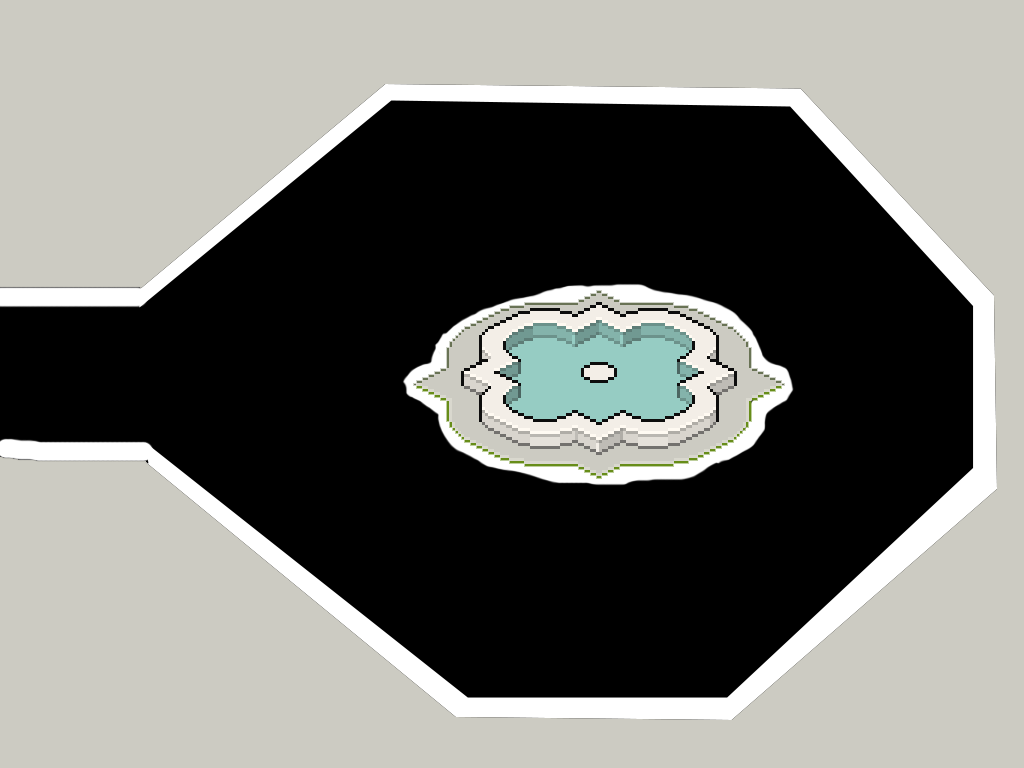
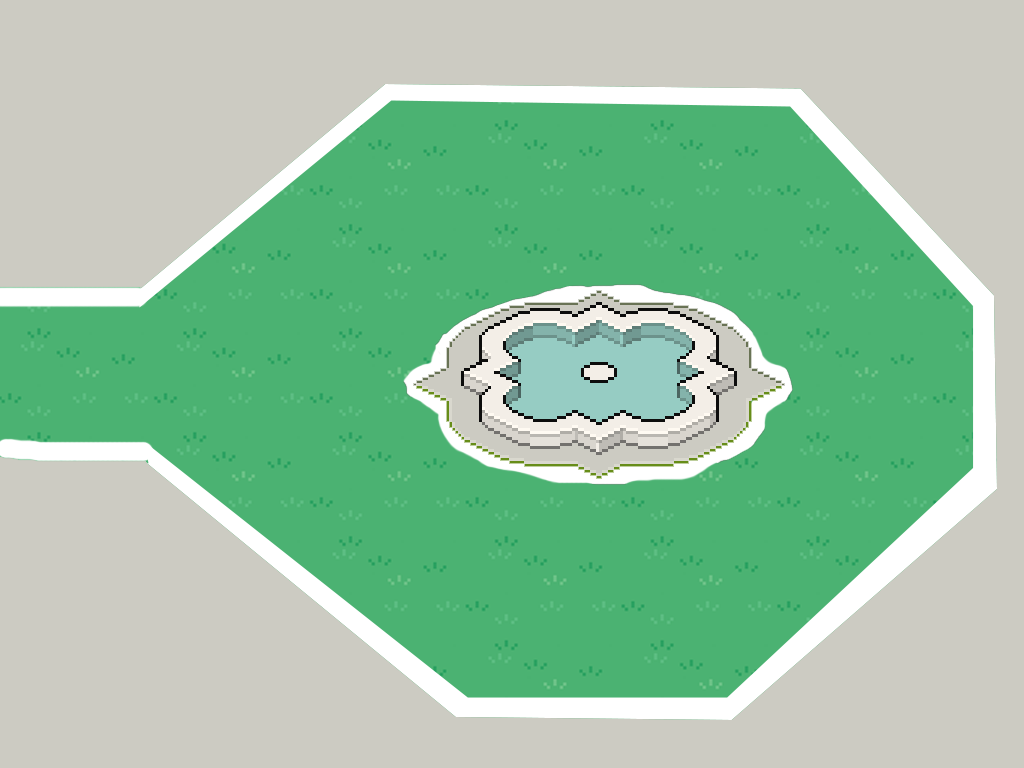
Comparing the layer stacks of the two 1024x768 images. Changes:
painted on "Layer 4" over (x1=374, y1=259, x2=818, y2=506)
added layer "Layer 5" above "Layer 1" over (x1=0, y1=84, x2=997, y2=720)
